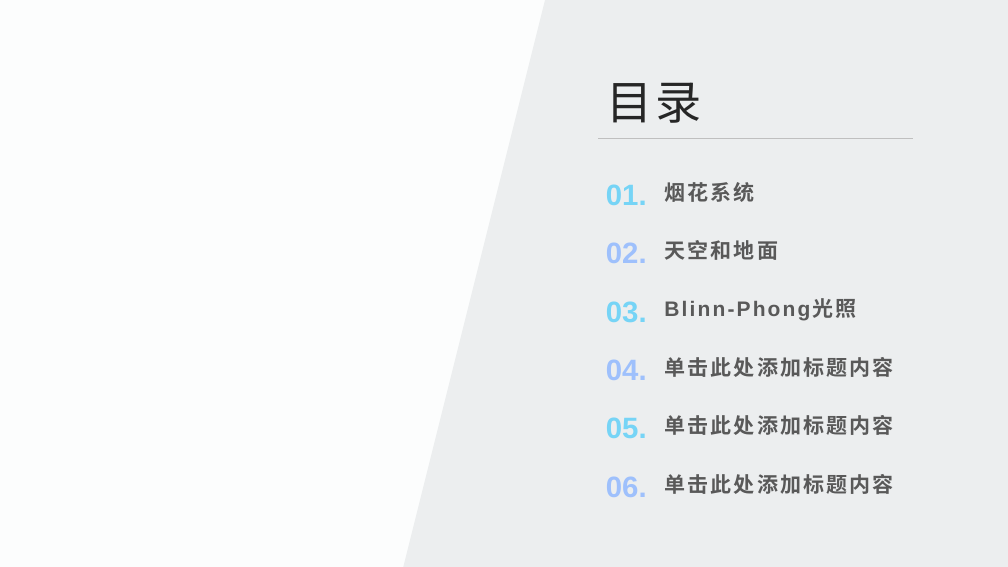
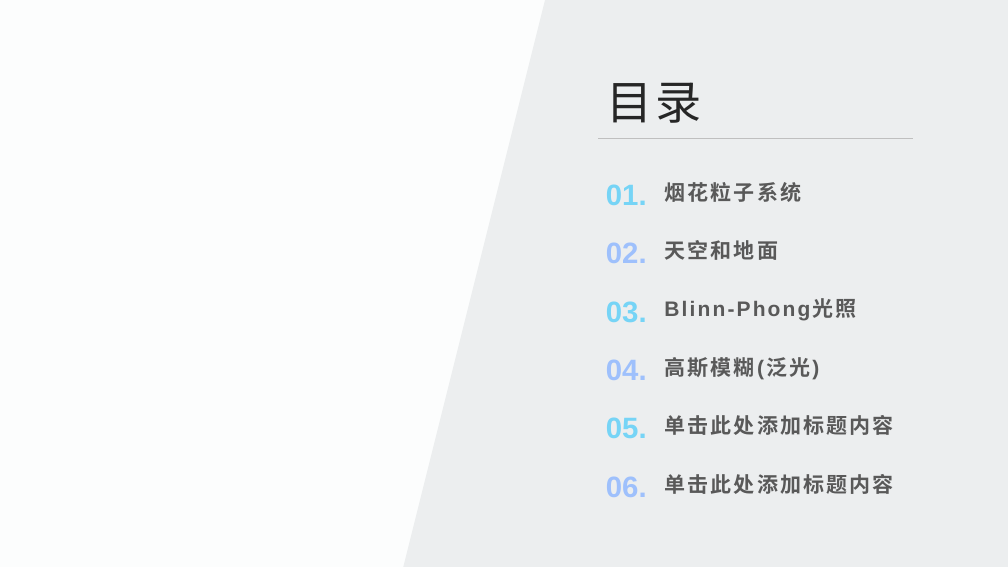
Before and after one commit to Le-Poisson/SYSU-Opengl-School-Badge-Firework, a slide deck: slide 4 of 汇报内容/汇报.pptx. Drawn at 1008x567 pixels with LibreOffice and Linux fonts; fonts in the diff are those of the drawing; background and template pictures are left out. Boxes give left, top, right and bottom in pixels: in the first picture for what was removed or moved away, otherwise in the second. Text is boxed around its words. In the diff, an @@ line names an element or a change of style, - is before the commit and + after.

```diff
--- a/汇报内容/汇报.pptx
+++ b/汇报内容/汇报.pptx
@@ text at (x1=664, y1=179, x2=801, y2=205): text changed @@
-烟花系统
+烟花粒子系统
@@ text at (x1=664, y1=354, x2=810, y2=380): text changed @@
-单击此处添加标题内容
+高斯模糊(泛光)
```
Also in this commit, not shown: 1 other slide changed, 8 other files.
